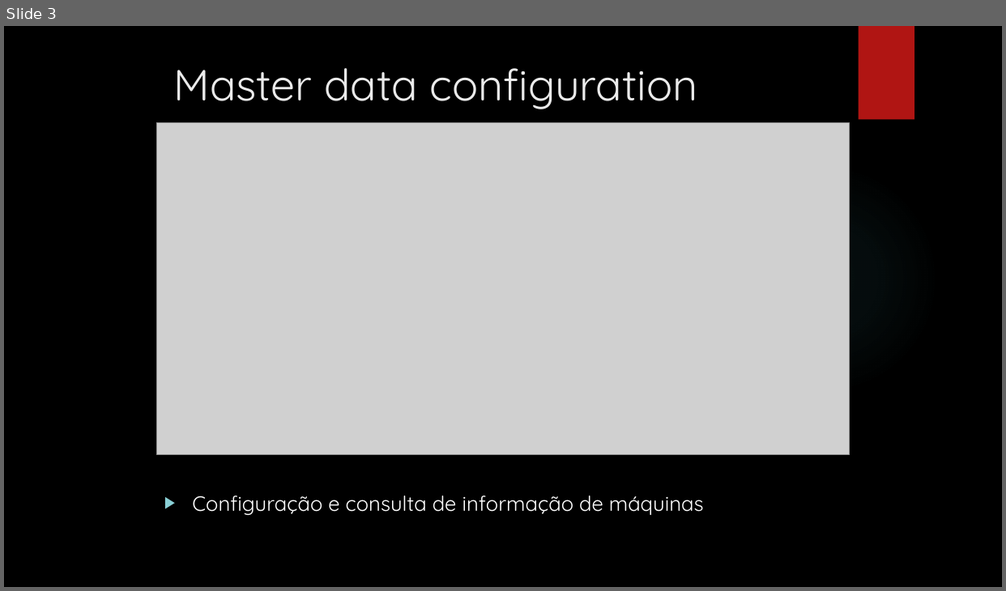
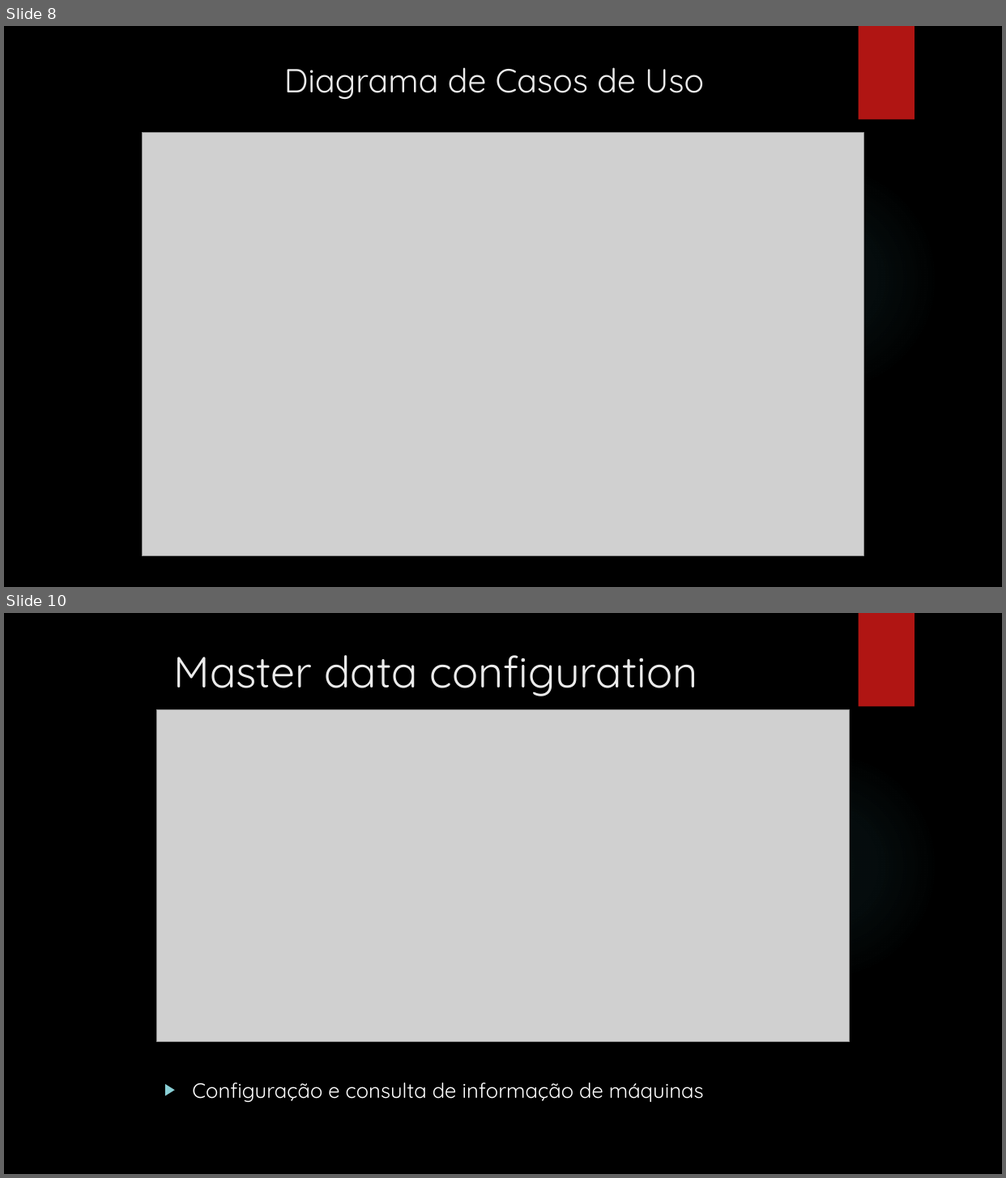
Before and after one commit to MarcoPinheiro21/MyOwnCutlery, a slide deck: Apresentacao_3NA1.pptx. Shown one above the other, each under a label of ours: slide 3 before the commit, slides 8 and 10 after it; the slides between them are not shown. The pictures are 1006x591 and 1006x1178 pixels, drawn with LibreOffice and Linux fonts; fonts in the diff are those of the drawing; grey boxes stand for pictures; background and template pictures are left out. Boxes give left, top, right and bottom in pixels: in the first picture for what was removed or moved away, otherwise in the second. Text is boxed around its words. In the diff, an @@ line names an element or a change of style, - is before the commit and + after.

```diff
--- a/Apresentacao_3NA1.pptx
+++ b/Apresentacao_3NA1.pptx
@@ slide 8 added at (x1=4, y1=26, x2=1002, y2=587), background picture (left out); not listed: 2 template elements that a slide beside it also shows @@
@@ title added at (x1=284, y1=67, x2=704, y2=100), 32 pt, text #EBEBEB @@
+Diagrama de Casos de Uso
@@ picture added at (x1=143, y1=132, x2=863, y2=556) @@
@@ what was slide 3 is now slide 10 @@
```
Also in this commit, not shown: 9 other slides added, 2 slides removed.
